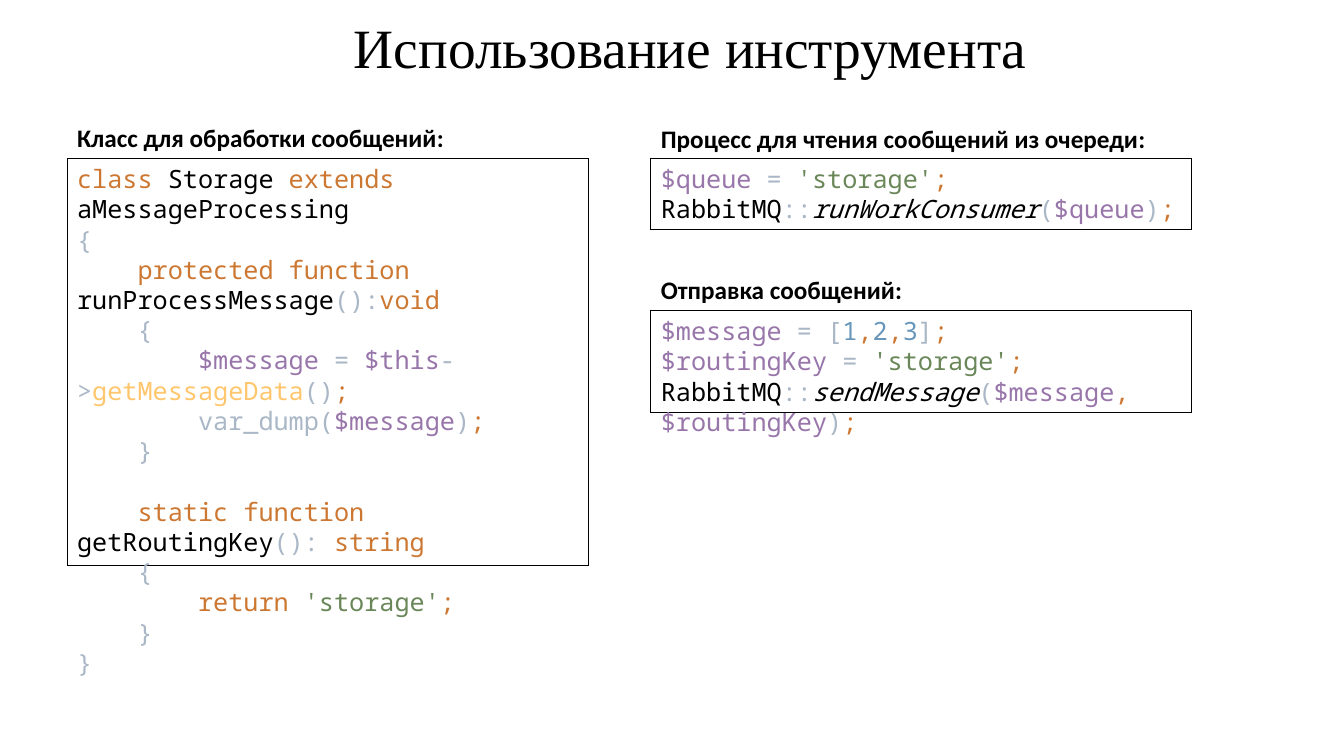
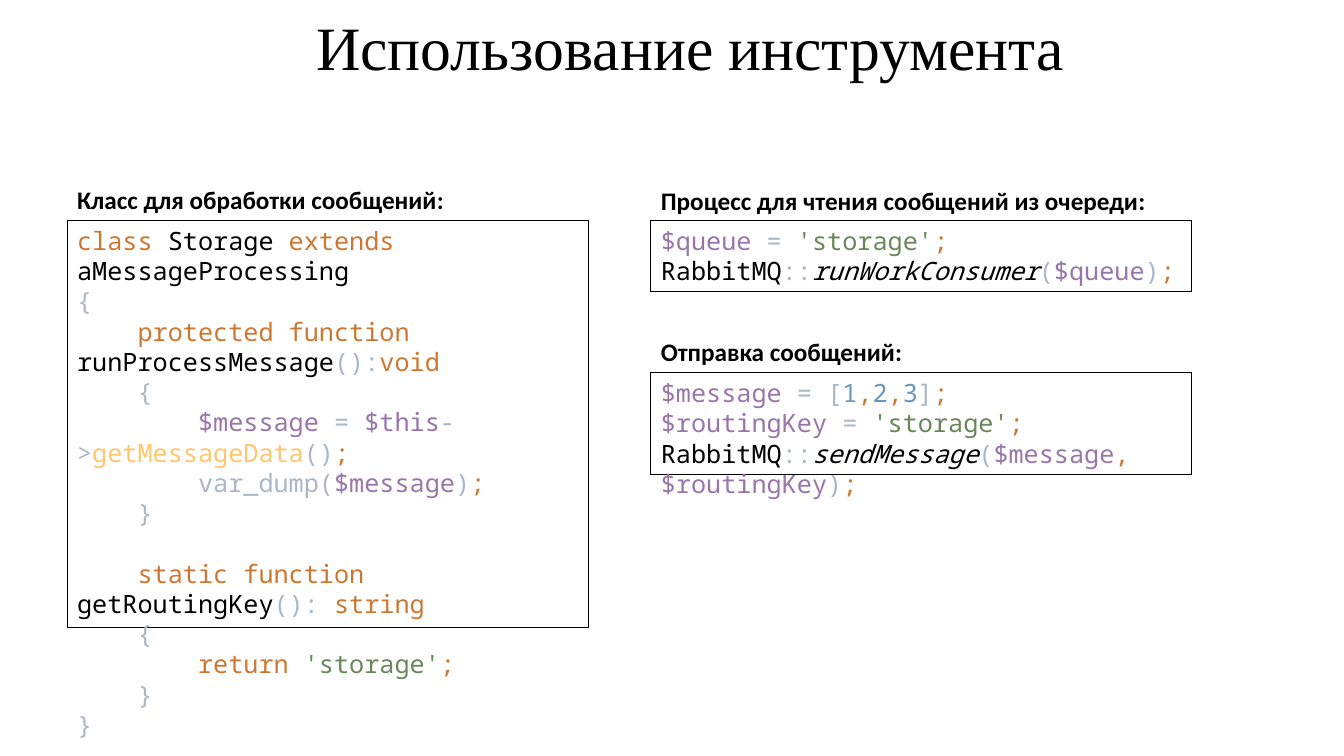
Before and after one commit to IgorTyutyunov/-, a slide deck: slide 8 of ВКР_5.pptx (slide 10 before the commit). Drawn at 1344x756 pixels with LibreOffice and Linux fonts; fonts in the diff are those of the drawing. Boxes give left, top, right and bottom in pixels: in the first picture for what was removed or moved away, otherwise in the second. Text is boxed around its words. In the diff, an @@ line names an element or a change of style, - is before the commit and + after.

```diff
--- a/ВКР_5.pptx
+++ b/ВКР_5.pptx
@@ title "Использование инструмента" at bbox=[316, 29, 1064, 81]: size 39.6 to 44 pt @@
@@ rectangle "class Storage extends aMessageProcessing { ...": place and size @@
-rectangle "class Storage extends aMessageProcessing { ..." at bbox=[68, 158, 590, 566]
+rectangle "class Storage extends aMessageProcessing { ..." at bbox=[68, 221, 590, 628]
@@ 3 texts, 2 rectangles: place and size @@
-3 texts, 2 rectangles at bbox=[77, 129, 1192, 412]
+3 texts, 2 rectangles at bbox=[77, 191, 1192, 475]
```
Also in this commit, not shown: 7 other slides changed, 4 slides added, 3 slides removed.
